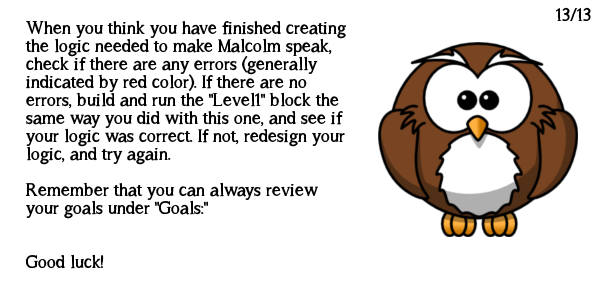
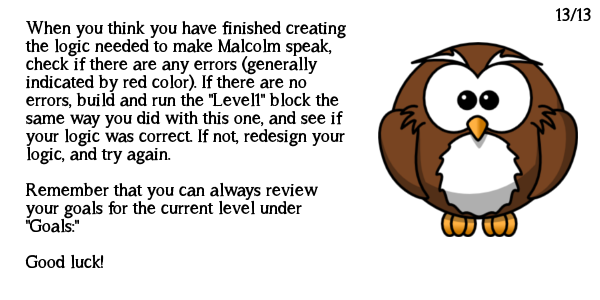
Revision of a layered 600x300 image; what changed, layer by layer:
painted on "When you think you have finish..." over [25, 200, 302, 233]
